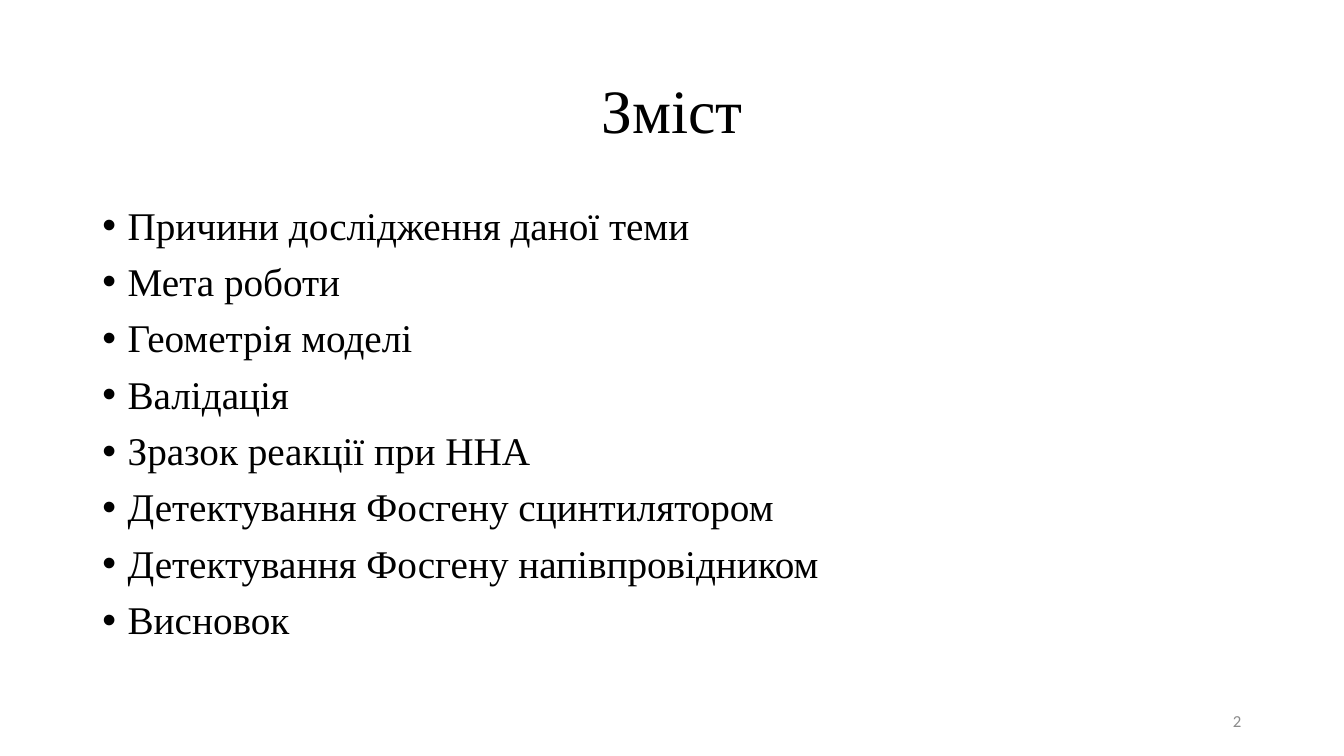
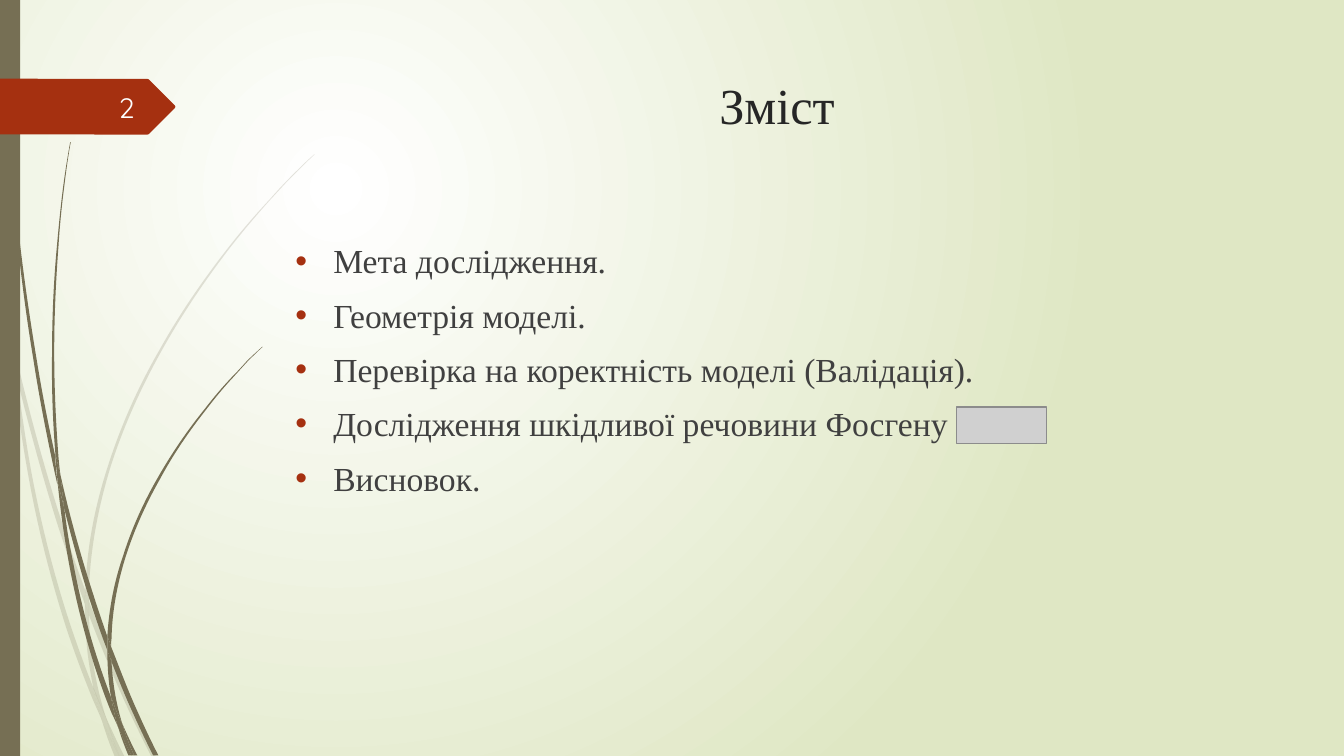
Before and after one commit to npd2020/diploms, a slide deck: slide 2 of a.mulyar/GW/Звіт/Муляр Андрій.pptx. Drawn at 1344x756 pixels with LibreOffice and Linux fonts; fonts in the diff are those of the drawing; grey boxes stand for pictures. Boxes give left, top, right and bottom in pixels: in the first picture for what was removed or moved away, otherwise in the second. Text is boxed around its words. In the diff, an @@ line names an element or a change of style, - is before the commit and + after.

Commit message:
Update presentation

```diff
--- a/a.mulyar/GW/Звіт/Муляр Андрій.pptx
+++ b/a.mulyar/GW/Звіт/Муляр Андрій.pptx
@@ background #FFFFFF to gradient #FFFFFF to #DFE8C4 @@
@@ rectangle added at (0,0,20,756), fill #766F54 @@
@@ freeform shape added at (0,79,175,134), fill #A53010 @@
@@ page number: place and size @@
-page number at (1233,716,1241,727)
+page number at (119,98,135,118)
@@ page number at (119,98,135,118): size 12 to 20 pt, font Calibri to Quicksand, text colour #8C8C8C to #FEFFFF @@
@@ title "Зміст": place and size @@
-title "Зміст" at (601,92,742,134)
+title "Зміст" at (719,90,834,125)
@@ title "Зміст" at (719,90,834,125): size 44 to 36 pt, text colour #000000 to #262626; line spacing 0.9 to 1; vertical alignment middle to top @@
@@ text at (333,251,973,492): text changed; size 28 to 24 pt; text colour #000000 to #404040 @@
-• Причини дослідження даної теми
-• Мета роботи
-• Геометрія моделі
-• Валідація
-• Зразок реакції при ННА
-• Детектування Фосгену сцинтилятором
-• Детектування Фосгену напівпровідником
-• Висновок
+• Мета дослідження.
+• Геометрія моделі.
+• Перевірка на коректність моделі (Валідація).
+• Дослідження шкідливої речовини Фосгену
+• Висновок.
@@ picture added at (957,407,1046,444) @@
@@ group added at (0,154,315,756): 10 freeform shapes @@
@@ group added at (3,0,262,756): 12 freeform shapes @@
```
Also in this commit, not shown: 2 other slides changed, 7 slides added, 7 slides removed.
